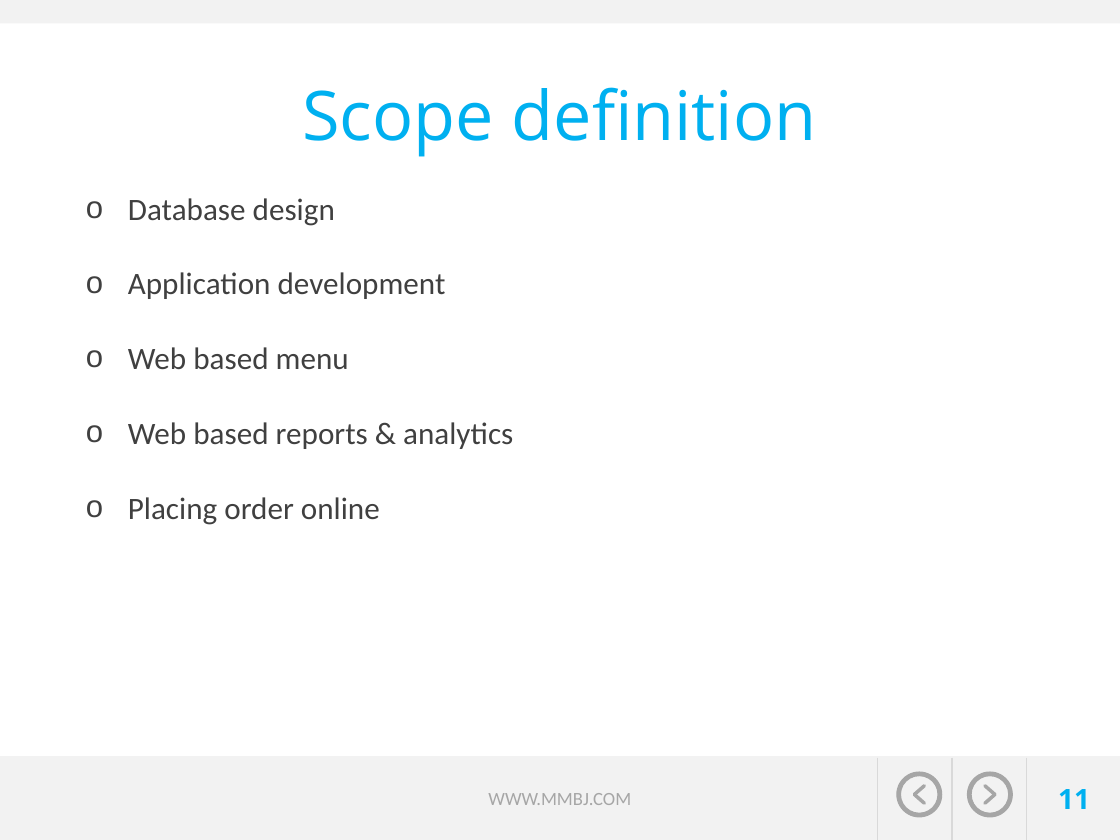
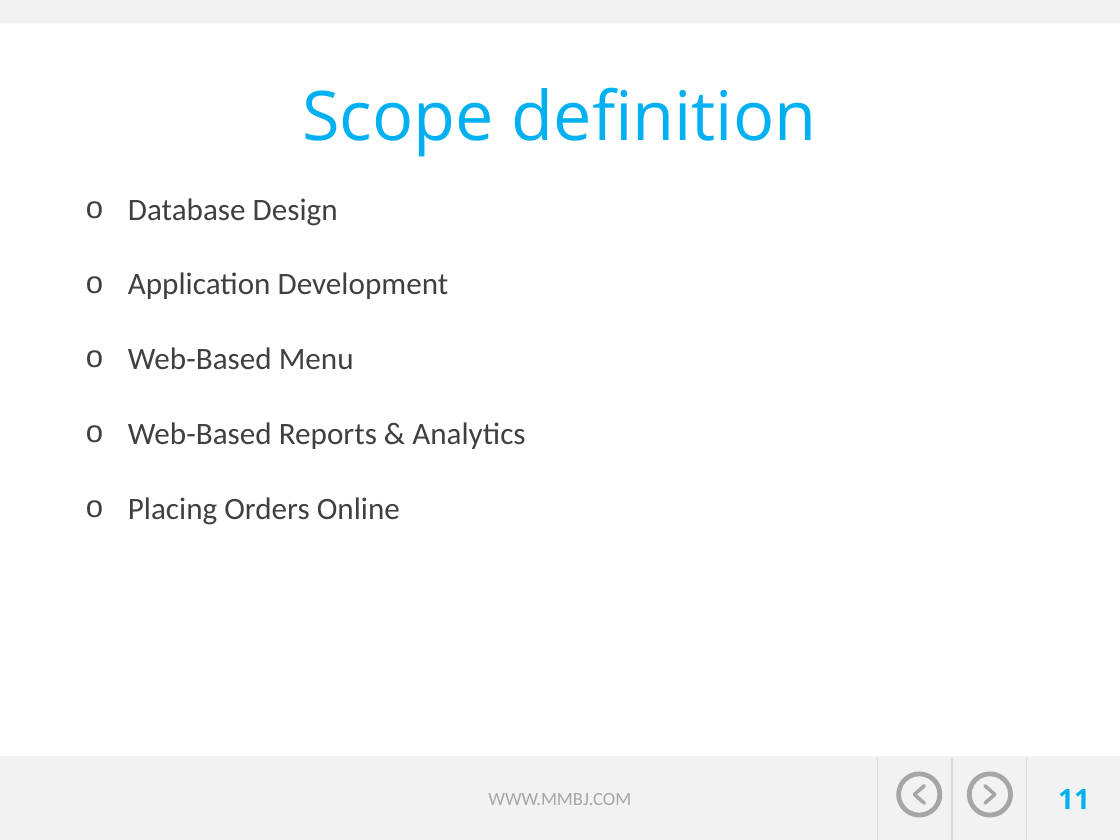
Before and after one commit to jvector-solutions/SAIT-OOSD-Team5, a slide deck: slide 11 of presentation/Travel expert presentation_Group5-John-Megha-Brian-Mahmood.pptx. Drawn at 1120x840 pixels with LibreOffice and Linux fonts; fonts in the diff are those of the drawing; background and template pictures are left out. Boxes give left, top, right and bottom in pixels: in the first picture for what was removed or moved away, otherwise in the second. Text is boxed around its words. In the diff, an @@ line names an element or a change of style, - is before the commit and + after.

```diff
--- a/presentation/Travel expert presentation_Group5-John-Megha-Brian-Mahmood.pptx
+++ b/presentation/Travel expert presentation_Group5-John-Megha-Brian-Mahmood.pptx
@@ text at bbox=[128, 198, 525, 525]: text changed @@
-o Database design
-o Application development
-o Web based menu
-o Web based reports & analytics
-o Placing order online
+o Database Design
+o Application Development
+o Web-Based Menu
+o Web-Based Reports & Analytics
+o Placing Orders Online
```
Also in this commit, not shown: 7 other slides changed, 1 slide added, 1 other file.
